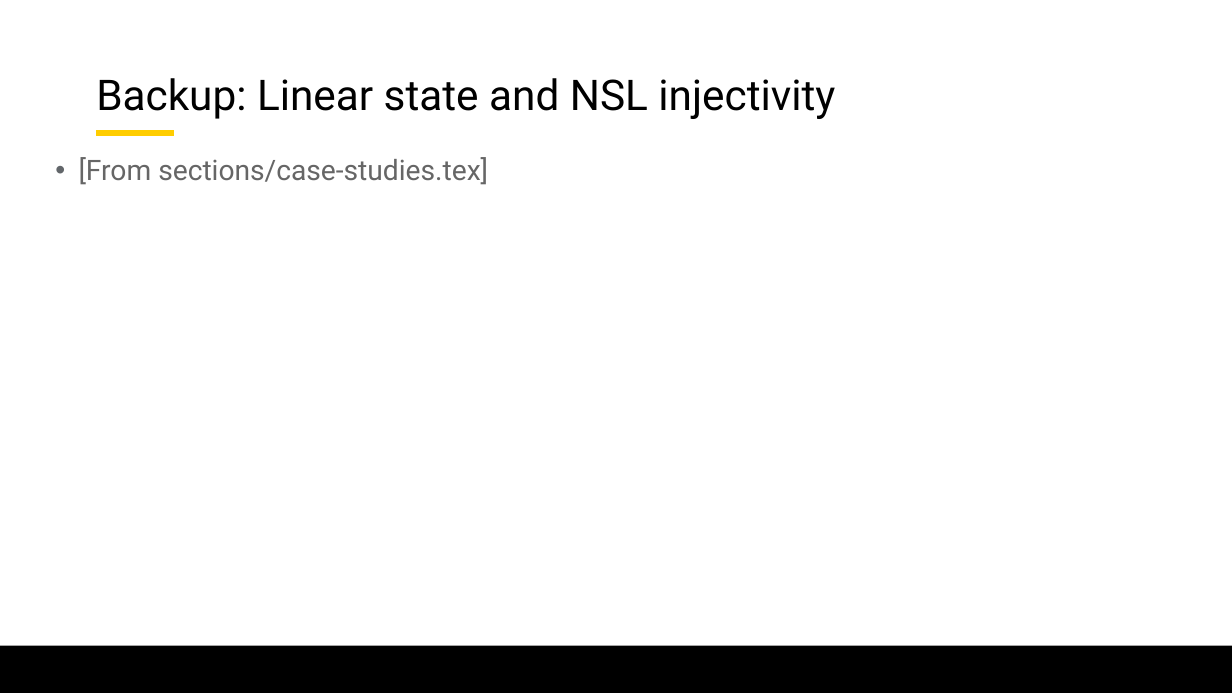
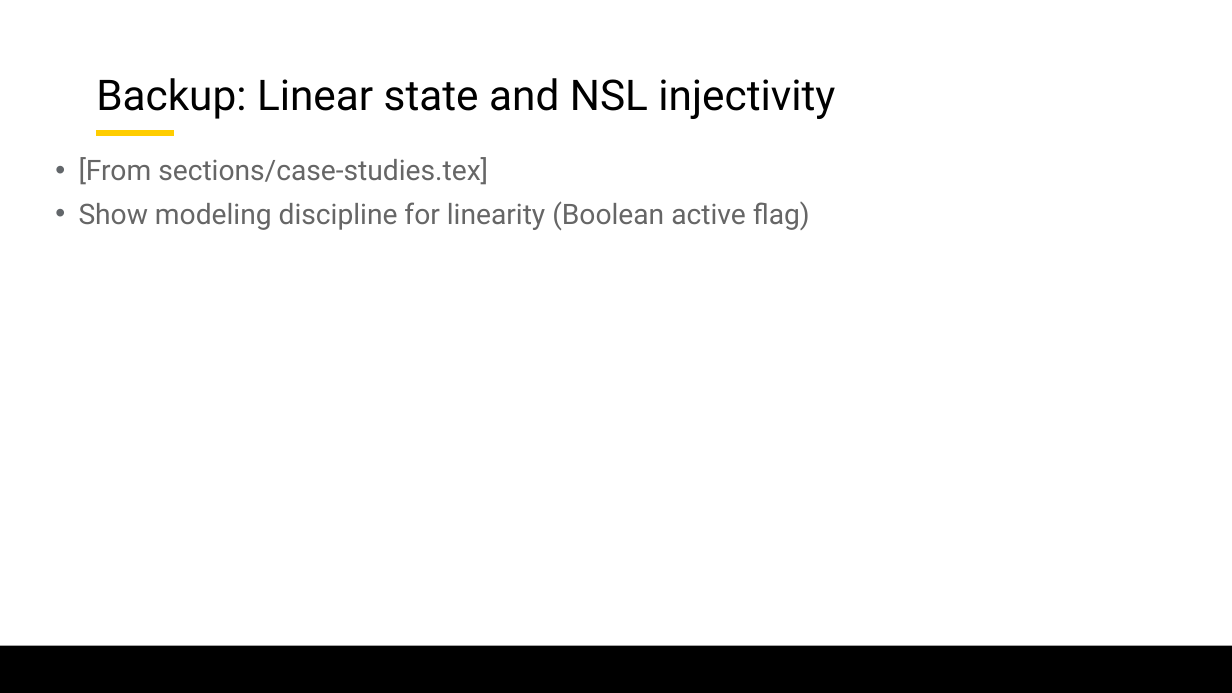
Before and after one commit to lorchrob/graduate_research_symposium, a slide deck: slide 69 of symposium_slides.pptx (slide 41 before the commit). Drawn at 1232x693 pixels with LibreOffice and Linux fonts; fonts in the diff are those of the drawing; background and template pictures are left out. Boxes give left, top, right and bottom in pixels: in the first picture for what was removed or moved away, otherwise in the second. Text is boxed around its words. In the diff, an @@ line names an element or a change of style, - is before the commit and + after.

```diff
--- a/symposium_slides.pptx
+++ b/symposium_slides.pptx
@@ text at (79, 201, 810, 230): paragraph added @@
+• Show modeling discipline for linearity (Boolean active flag)
```
Also in this commit, not shown: 36 other slides changed, 28 slides added.
